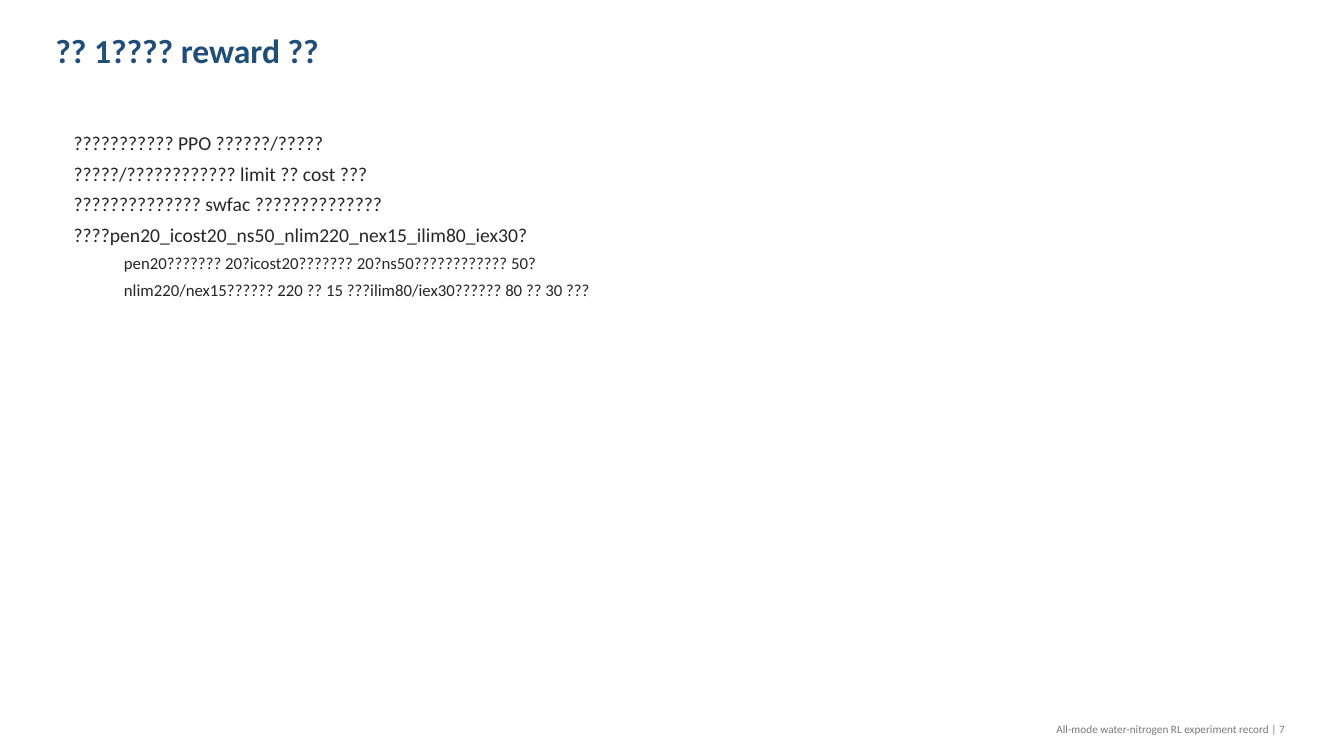
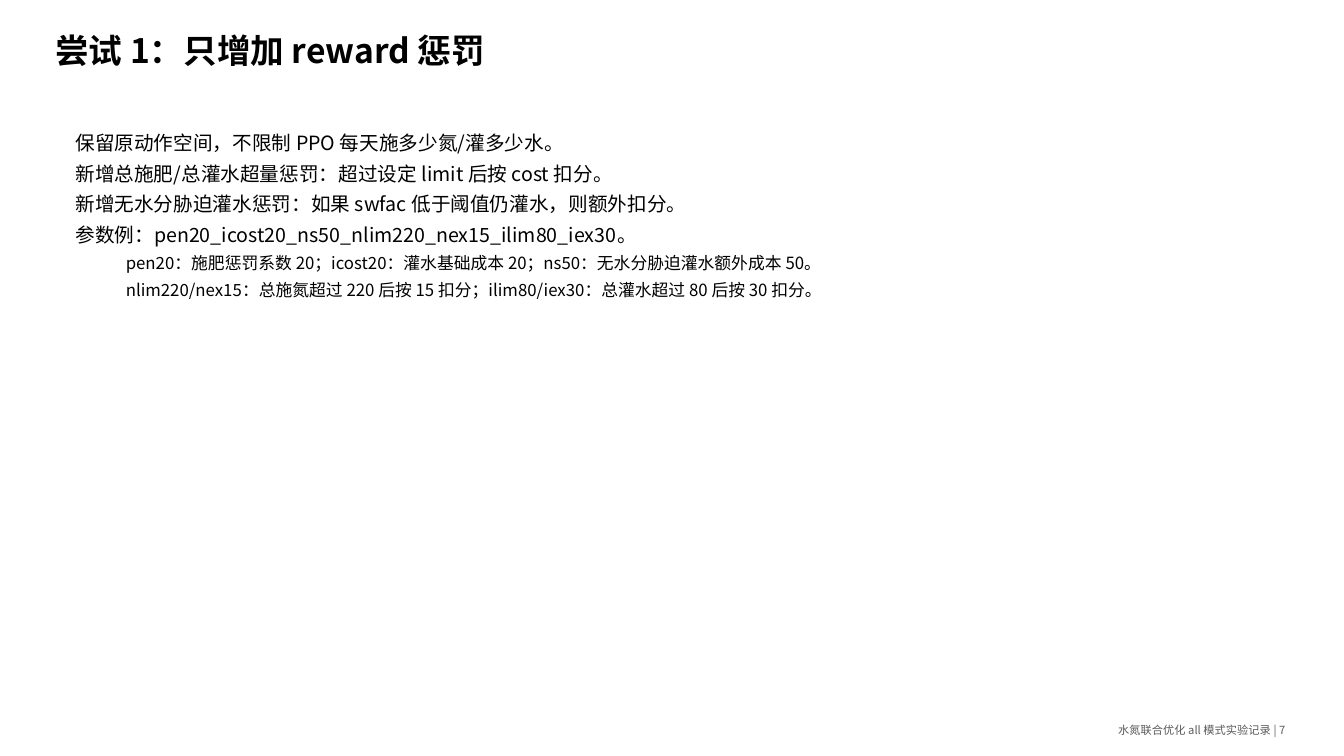
Before and after one commit to Rachel0305/gym-dssat-pdi, a slide deck: slide 7 of figures_hl/all_mode_water_nitrogen_attempts_report.pptx. Drawn at 1344x756 pixels with LibreOffice and Linux fonts; fonts in the diff are those of the drawing. Boxes give left, top, right and bottom in pixels: in the first picture for what was removed or moved away, otherwise in the second. Text is boxed around its words. In the diff, an @@ line names an element or a change of style, - is before the commit and + after.

Commit message:
Fix all-mode report deck Chinese formatting

```diff
--- a/figures_hl/all_mode_water_nitrogen_attempts_report.pptx
+++ b/figures_hl/all_mode_water_nitrogen_attempts_report.pptx
@@ text at (55,34,485,66): text changed; font Calibri to Noto Sans CJK SC; text colour #1F4E79 to #000000 @@
-?? 1???? reward ??
+尝试 1：只增加 reward 惩罚
@@ text at (75,133,821,299): text changed; font Calibri to Noto Sans CJK SC; text colour #262626 to #000000 @@
-??????????? PPO ??????/?????
-?????/???????????? limit ?? cost ???
-?????????????? swfac ??????????????
-????pen20_icost20_ns50_nlim220_nex15_ilim80_iex30?
-  pen20??????? 20?icost20??????? 20?ns50???????????? 50?
-  nlim220/nex15?????? 220 ?? 15 ???ilim80/iex30?????? 80 ?? 30 ???
+保留原动作空间，不限制 PPO 每天施多少氮/灌多少水。
+新增总施肥/总灌水超量惩罚：超过设定 limit 后按 cost 扣分。
+新增无水分胁迫灌水惩罚：如果 swfac 低于阈值仍灌水，则额外扣分。
+参数例：pen20_icost20_ns50_nlim220_nex15_ilim80_iex30。
+  pen20：施肥惩罚系数 20；icost20：灌水基础成本 20；ns50：无水分胁迫灌水额外成本 50。
+  nlim220/nex15：总施氮超过 220 后按 15 扣分；ilim80/iex30：总灌水超过 80 后按 30 扣分。
@@ text at (1118,724,1285,735): text changed; font Calibri to Noto Sans CJK SC; text colour #787878 to #5A5A5A @@
-All-mode water-nitrogen RL experiment record | 7
+水氮联合优化 all 模式实验记录 | 7
```
Also in this commit, not shown: 16 other slides changed, 3 slides added, 3 slides removed, 5 other files.
